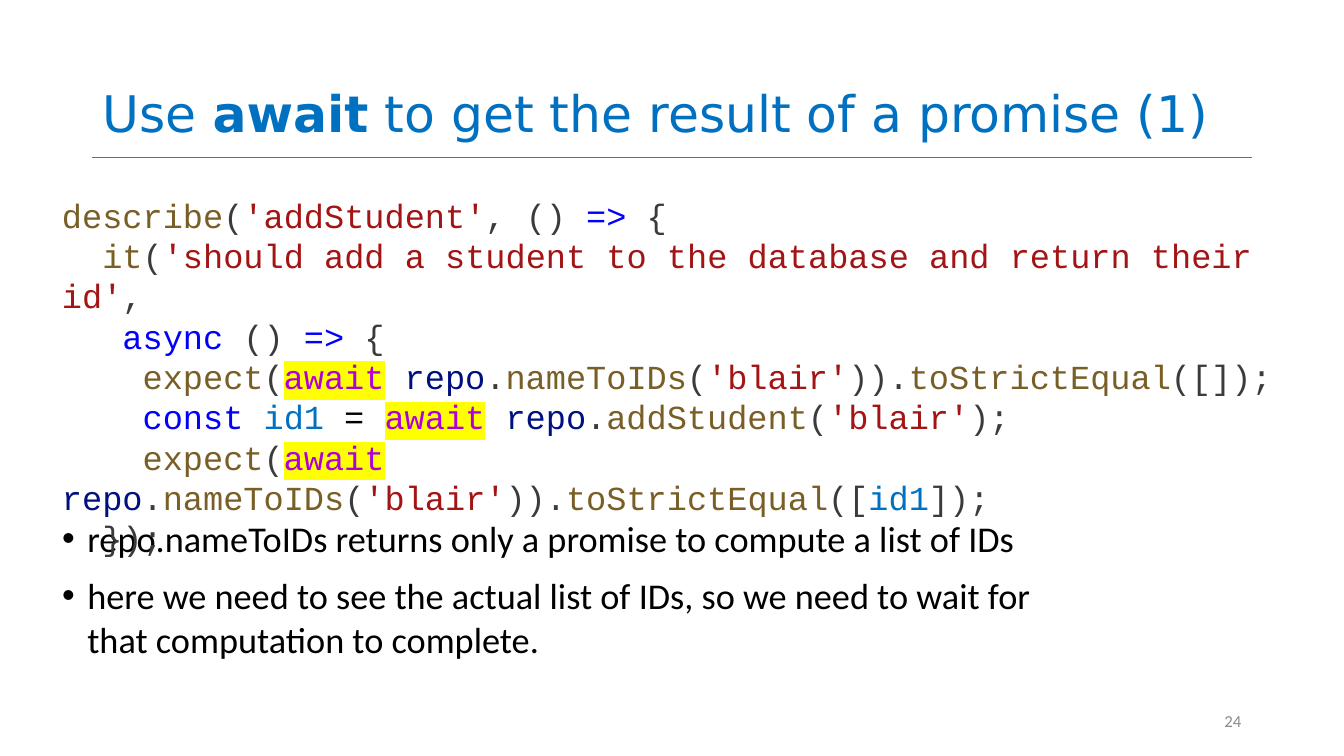
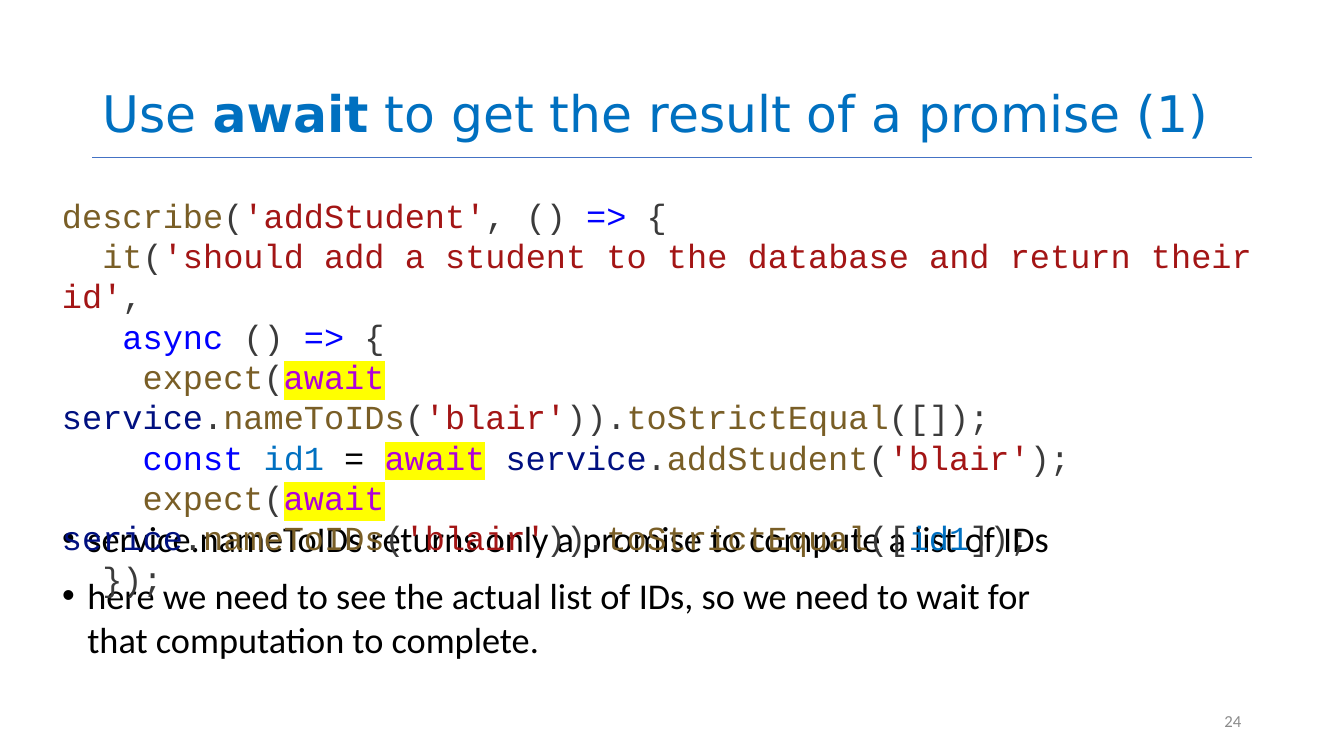
Before and after one commit to Preshit13/CS4530-Fall-2026, a slide deck: slide 24 of Slides/Module 04 Web Application Architecture.pptx. Drawn at 1344x756 pixels with LibreOffice and Linux fonts; fonts in the diff are those of the drawing. Boxes give left, top, right and bottom in pixels: in the first picture for what was removed or moved away, otherwise in the second. Text is boxed around its words. In the diff, an @@ line names an element or a change of style, - is before the commit and + after.

```diff
--- a/Slides/Module 04 Web Application Architecture.pptx
+++ b/Slides/Module 04 Web Application Architecture.pptx
@@ text at bbox=[62, 365, 1071, 558]: text changed @@
-expect(await repo.nameToIDs('blair')).toStrictEqual([]);
-const id1 = await repo.addStudent('blair');
-expect(await repo.nameToIDs('blair')).toStrictEqual([id1]);
+expect(await service.nameToIDs('blair')).toStrictEqual([]);
+const id1 = await service.addStudent('blair');
+expect(await serice.nameToIDs('blair')).toStrictEqual([id1]);
@@ text at bbox=[87, 525, 1049, 558]: text changed @@
-• repo.nameToIDs returns only a promise to compute a list of IDs
+• service.nameToIDs returns only a promise to compute a list of IDs
```
Also in this commit, not shown: 5 other slides changed, 1 other file.
